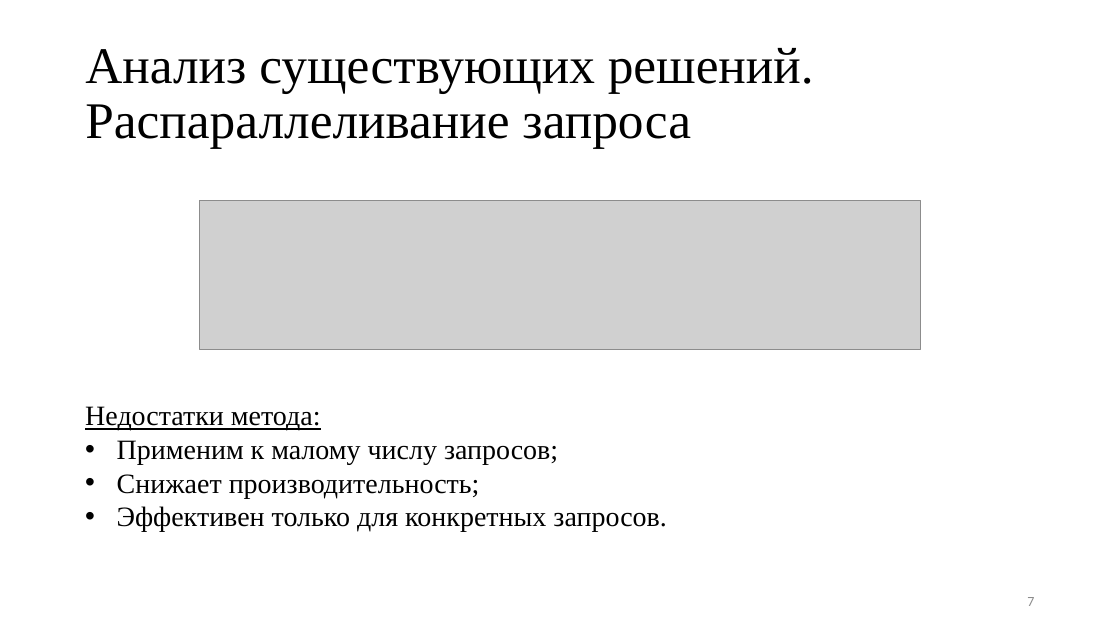
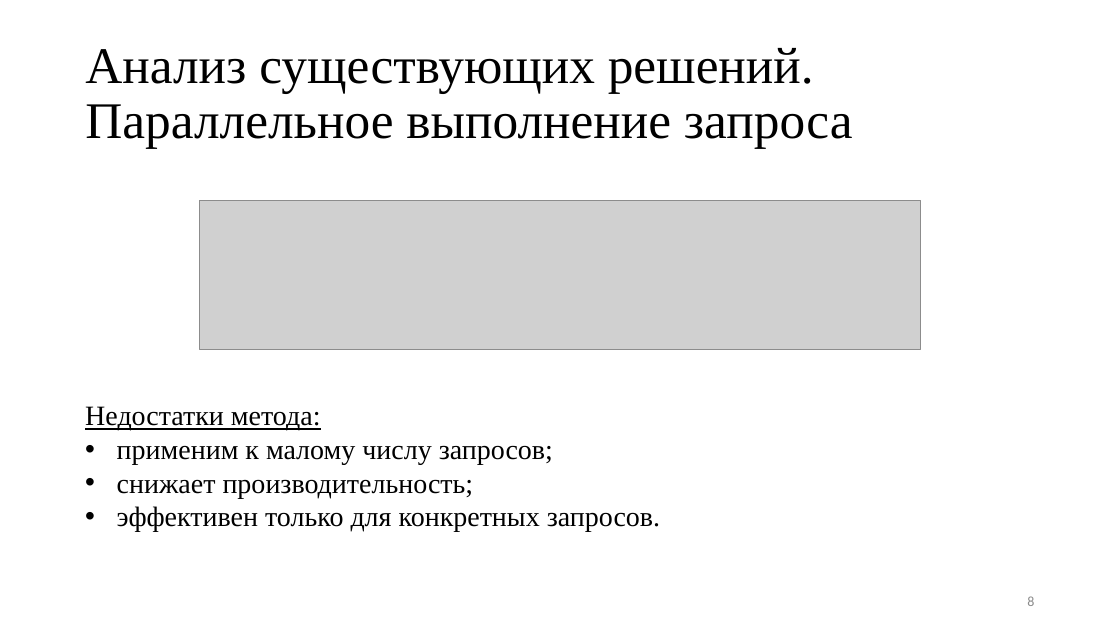
Before and after one commit to platosha-git/Diplom-theory, a slide deck: slide 8 of Презентация.pptx (slide 7 before the commit). Drawn at 1120x630 pixels with LibreOffice and Linux fonts; fonts in the diff are those of the drawing; grey boxes stand for pictures. Boxes give left, top, right and bottom in pixels: in the first picture for what was removed or moved away, otherwise in the second. Text is boxed around its words. In the diff, an @@ line names an element or a change of style, - is before the commit and + after.

```diff
--- a/Презентация.pptx
+++ b/Презентация.pptx
@@ title at (x1=85, y1=48, x2=853, y2=149): text changed @@
-Анализ существующих решений.
-Распараллеливание запроса
+Анализ существующих решений.
+Параллельное выполнение запроса
@@ text at (x1=117, y1=445, x2=660, y2=532): text changed @@
-• Применим к малому числу запросов;
-• Снижает производительность;
-• Эффективен только для конкретных запросов.
+• применим к малому числу запросов;
+• снижает производительность;
+• эффективен только для конкретных запросов.
@@ page number at (x1=1027, y1=596, x2=1034, y2=606): text changed @@
-7
+8
```
Also in this commit, not shown: 1 other slide changed, 2 slides added, 1 slide removed, 7 other files.
